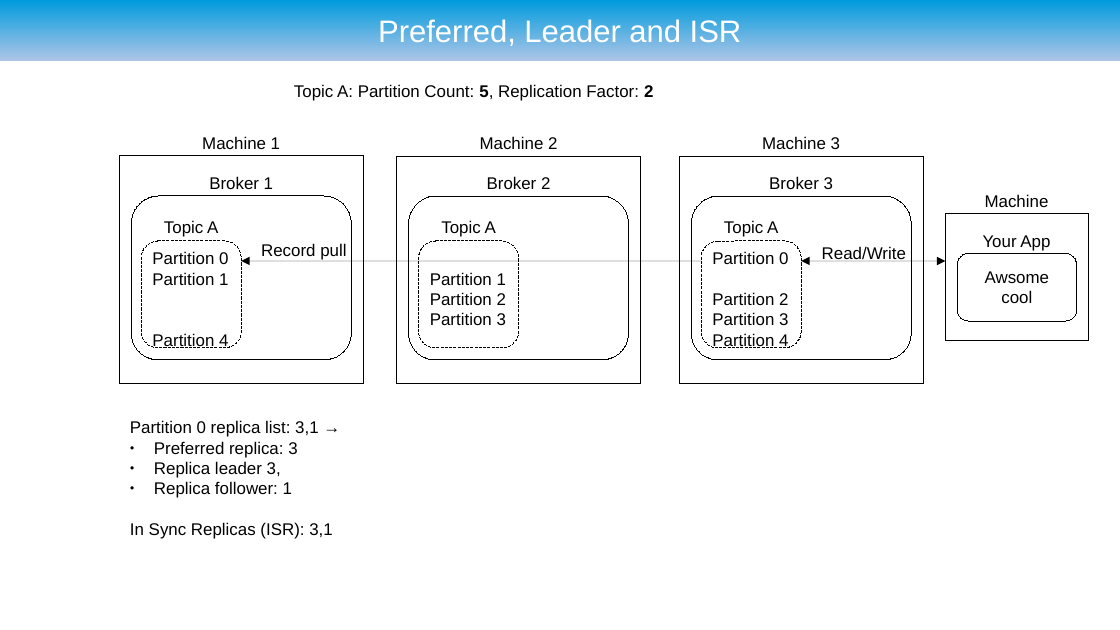
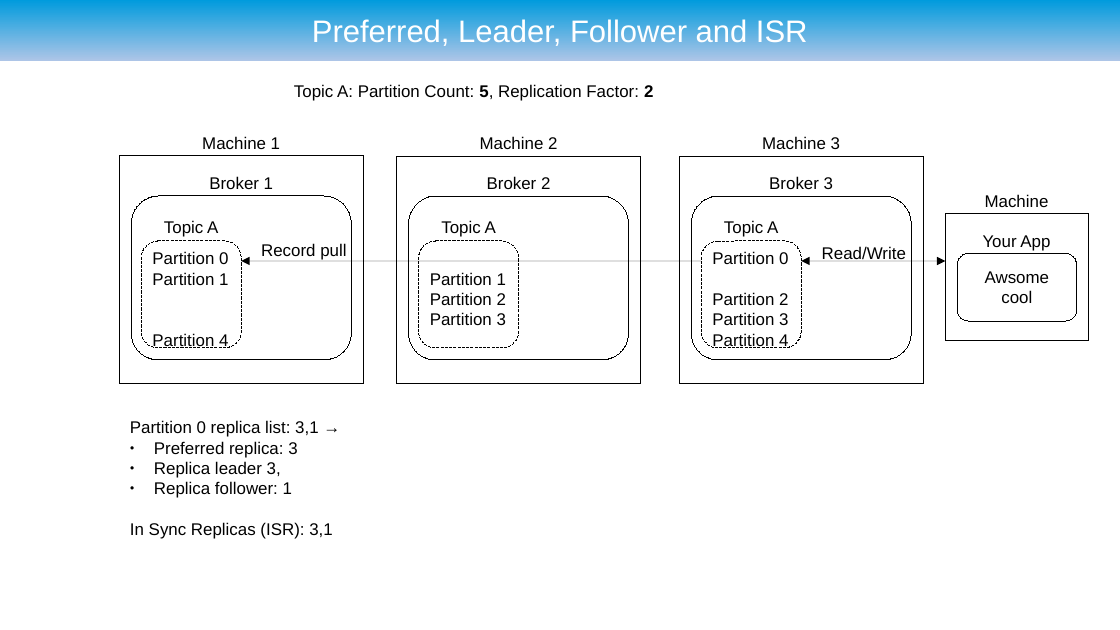
Before and after one commit to ryzlab/kafka-kompetensdag, a slide deck: slide 35 of doc/presentation-umejug.odp. Drawn at 1120x630 pixels with LibreOffice and Linux fonts; fonts in the diff are those of the drawing; background and template pictures are left out. Boxes give left, top, right and bottom in pixels: in the first picture for what was removed or moved away, otherwise in the second. Text is boxed around its words. In the diff, an @@ line names an element or a change of style, - is before the commit and + after.

Commit message:
Updated slides

```diff
--- a/doc/presentation-umejug.odp
+++ b/doc/presentation-umejug.odp
@@ title at <box>312,18,808,46</box>: text changed @@
-Preferred, Leader and ISR
+Preferred, Leader, Follower and ISR
```
Also in this commit, not shown: 2 other slides changed, 1 other file.
